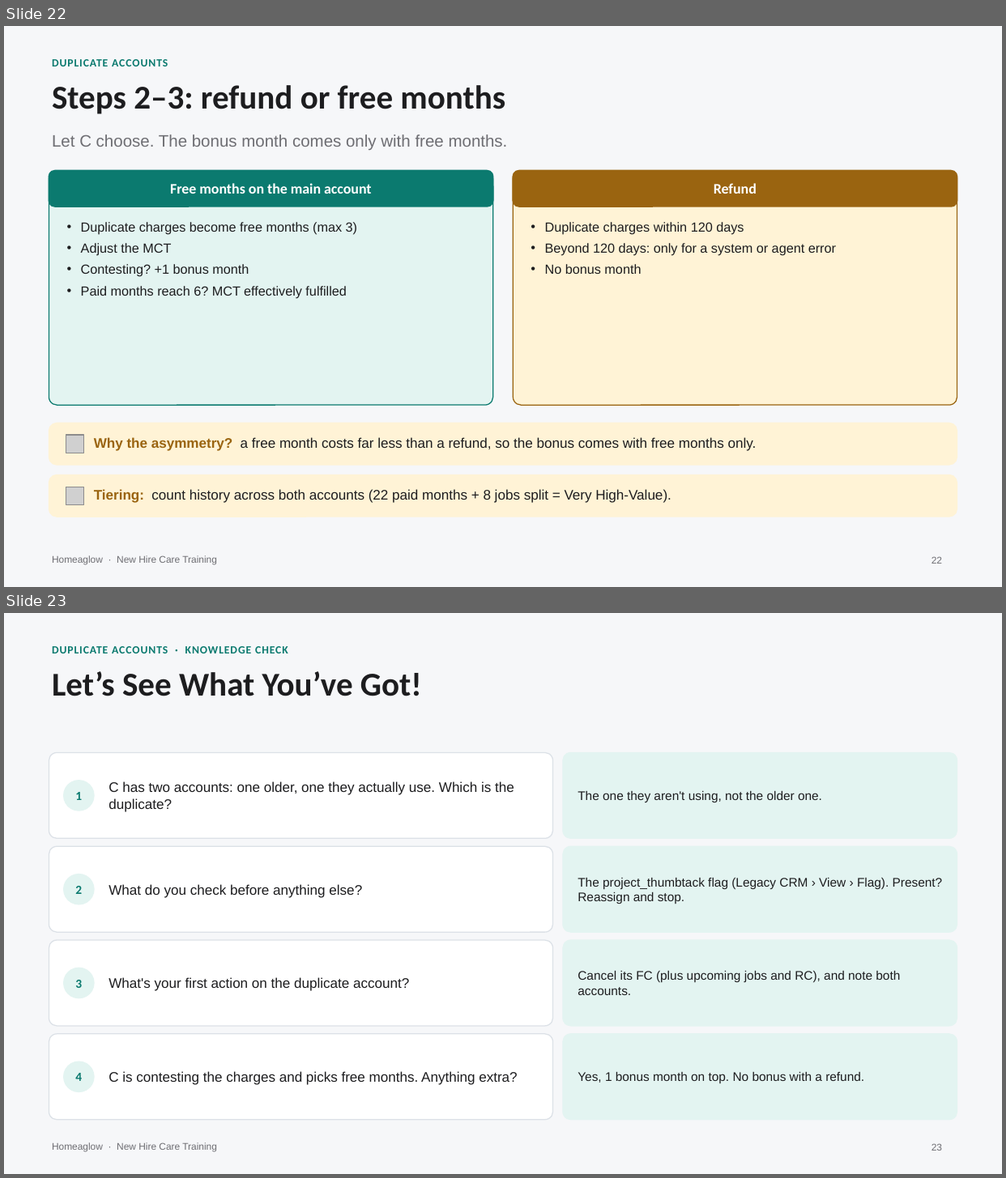
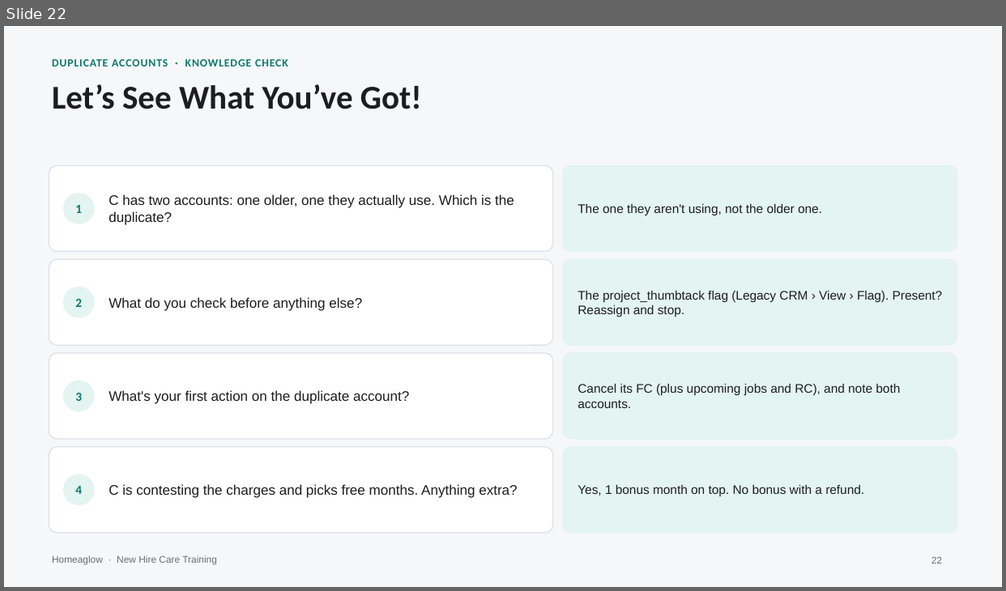
Before and after one commit to anjulimichelle/training, a slide deck: refunds-abuse-duplicates-bulk/refunds-abuse-duplicates-bulk.pptx. Shown one above the other, each under a label of ours: slides 22 and 23 before the commit, slide 22 after it. The pictures are 1006x1178 and 1006x591 pixels, drawn with LibreOffice and Linux fonts; fonts in the diff are those of the drawing; grey boxes stand for pictures. Boxes give left, top, right and bottom in pixels: in the first picture for what was removed or moved away, otherwise in the second. Text is boxed around its words. In the diff, an @@ line names an element or a change of style, - is before the commit and + after.

```diff
--- a/refunds-abuse-duplicates-bulk/refunds-abuse-duplicates-bulk.pptx
+++ b/refunds-abuse-duplicates-bulk/refunds-abuse-duplicates-bulk.pptx
@@ slide 22 removed at [4, 26, 1002, 587], background #F6F7F9; not listed: 1 template element that a slide beside it also shows @@
@@ text removed at [52, 59, 168, 66] @@
-DUPLICATE ACCOUNTS
@@ text removed at [52, 85, 505, 114] @@
-Steps 2–3: refund or free months
@@ text removed at [52, 135, 508, 150] @@
-Let C choose. The bonus month comes only with free months.
@@ rounded rectangle removed at [49, 171, 493, 405] @@
@@ rounded rectangle removed at [49, 171, 493, 207] @@
-Free months on the main account
@@ rounded rectangle removed at [513, 171, 957, 405] @@
@@ rounded rectangle removed at [513, 171, 957, 207] @@
-Refund
@@ text removed at [81, 222, 357, 298] @@
-• Duplicate charges become free months (max 3)
-• Adjust the MCT
-• Contesting? +1 bonus month
-• Paid months reach 6? MCT effectively fulfilled
@@ text removed at [545, 222, 836, 274] @@
-• Duplicate charges within 120 days
-• Beyond 120 days: only for a system or agent error
-• No bonus month
@@ rounded rectangle removed at [49, 423, 957, 465] @@
@@ picture removed at [66, 435, 84, 453] @@
@@ text removed at [94, 437, 756, 451] @@
-Why the asymmetry? a free month costs far less than a refund, so the bonus comes with free months only.
@@ rounded rectangle removed at [49, 475, 957, 517] @@
@@ picture removed at [66, 487, 84, 505] @@
@@ text removed at [94, 489, 671, 503] @@
-Tiering: count history across both accounts (22 paid months + 8 jobs split = Very High-Value).
@@ page number removed at [931, 557, 942, 564] @@
-22
@@ what was slide 23 is now slide 22 @@
```
Also in this commit, not shown: 1 slide changed, 1 other file.
